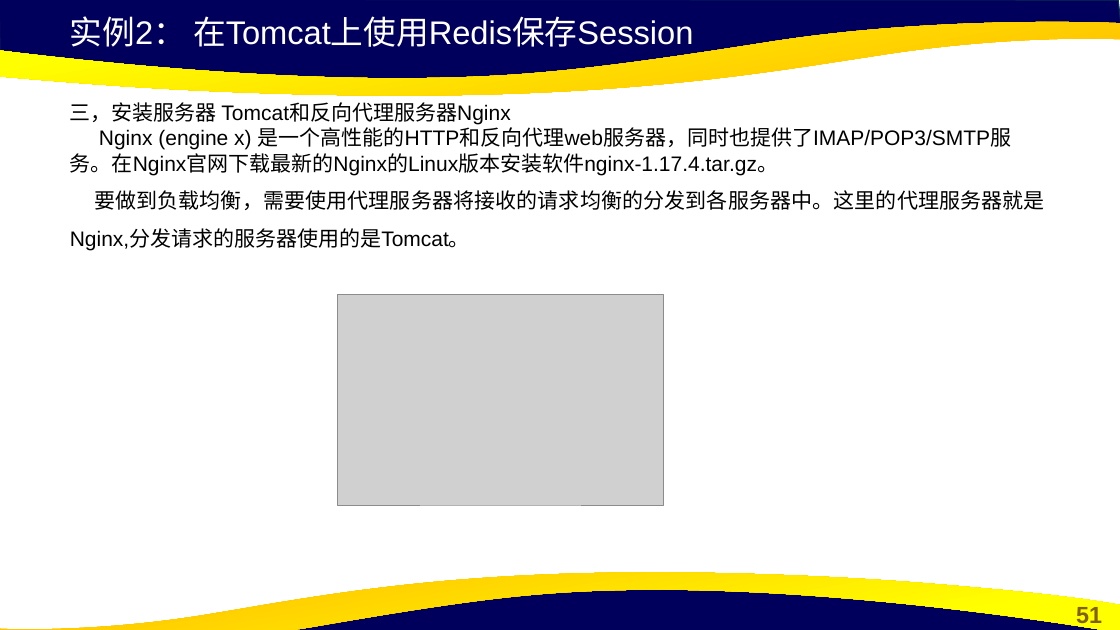
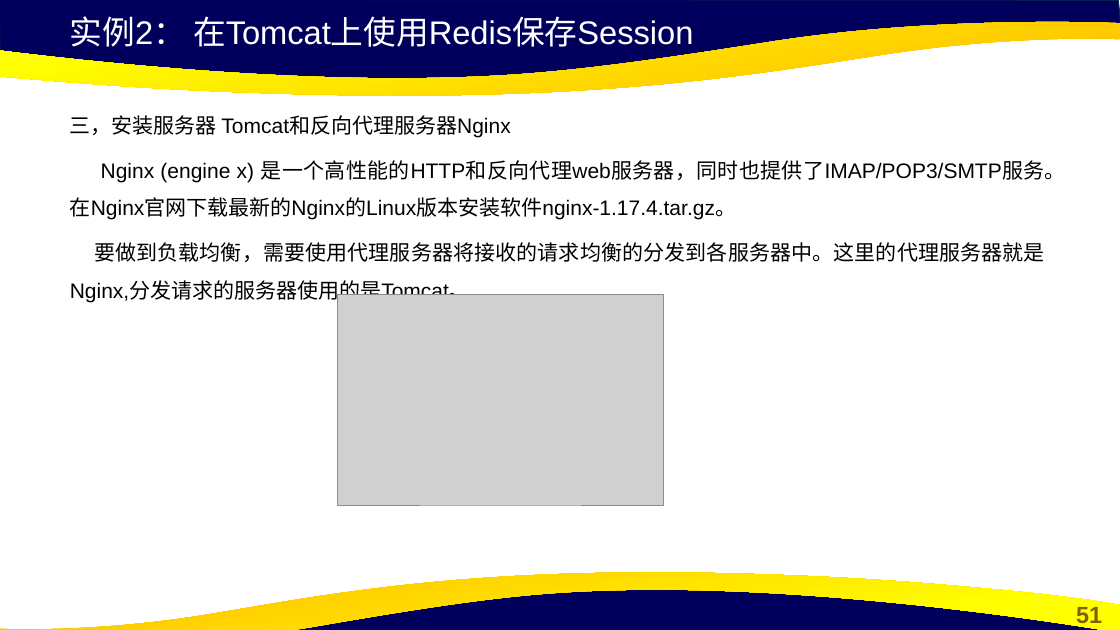
Before and after one commit to cxinping/Redis, a slide deck: slide 51 of ppt/第7章 Redis开发实战.pptx. Drawn at 1120x630 pixels with LibreOffice and Linux fonts; fonts in the diff are those of the drawing; grey boxes stand for pictures; background and template pictures are left out. Boxes give left, top, right and bottom in pixels: in the first picture for what was removed or moved away, otherwise in the second. Text is boxed around its words. In the diff, an @@ line names an element or a change of style, - is before the commit and + after.

```diff
--- a/ppt/第7章 Redis开发实战.pptx
+++ b/ppt/第7章 Redis开发实战.pptx
@@ text at [70,115,1066,303]: text changed @@
-三，安装服务器 Tomcat和反向代理服务器Nginx Nginx (engine x) 是一个高性能的HTTP和反向代理web服务器，同时也提供了IMAP/POP3/SMTP服务。在Nginx官网下载最新的Nginx的Linux版本安装软件nginx-1.17.4.tar.gz。 要做到负载均衡，需要使用代理服务器将接收的请求均衡的分发到各服务器中。这里的代理服务器就是Nginx,分发请求的服务器使用的是Tomcat。
+三，安装服务器 Tomcat和反向代理服务器Nginx
+Nginx (engine x) 是一个高性能的HTTP和反向代理web服务器，同时也提供了IMAP/POP3/SMTP服务。在Nginx官网下载最新的Nginx的Linux版本安装软件nginx-1.17.4.tar.gz。
+要做到负载均衡，需要使用代理服务器将接收的请求均衡的分发到各服务器中。这里的代理服务器就是Nginx,分发请求的服务器使用的是Tomcat。
```
Also in this commit, not shown: 20 other slides changed, 1 other file.
